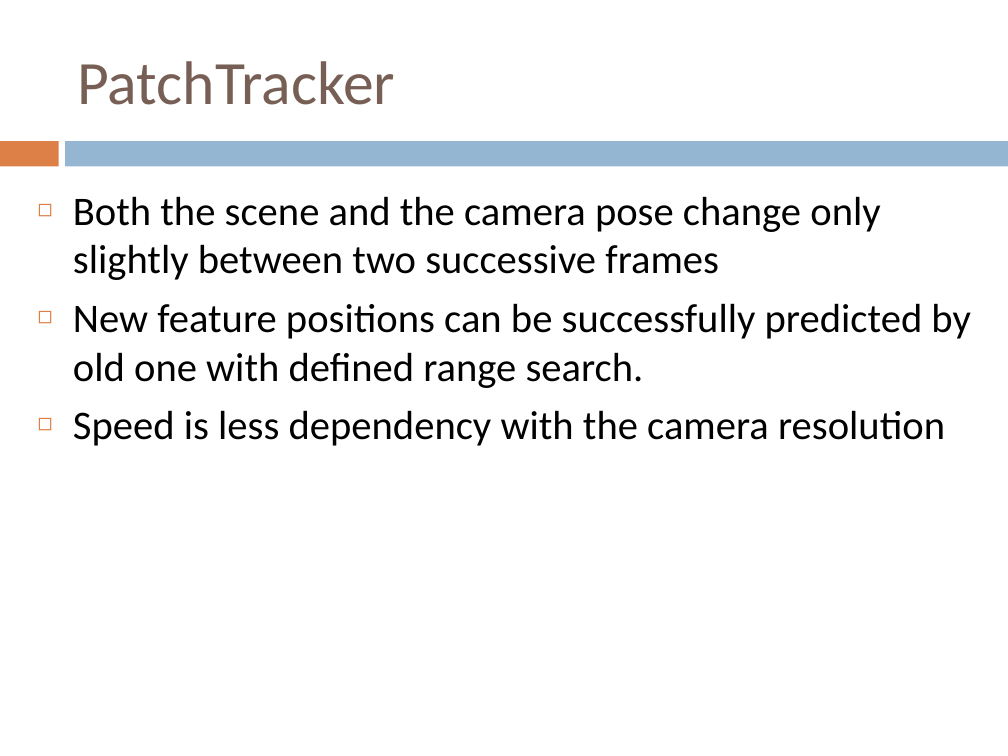
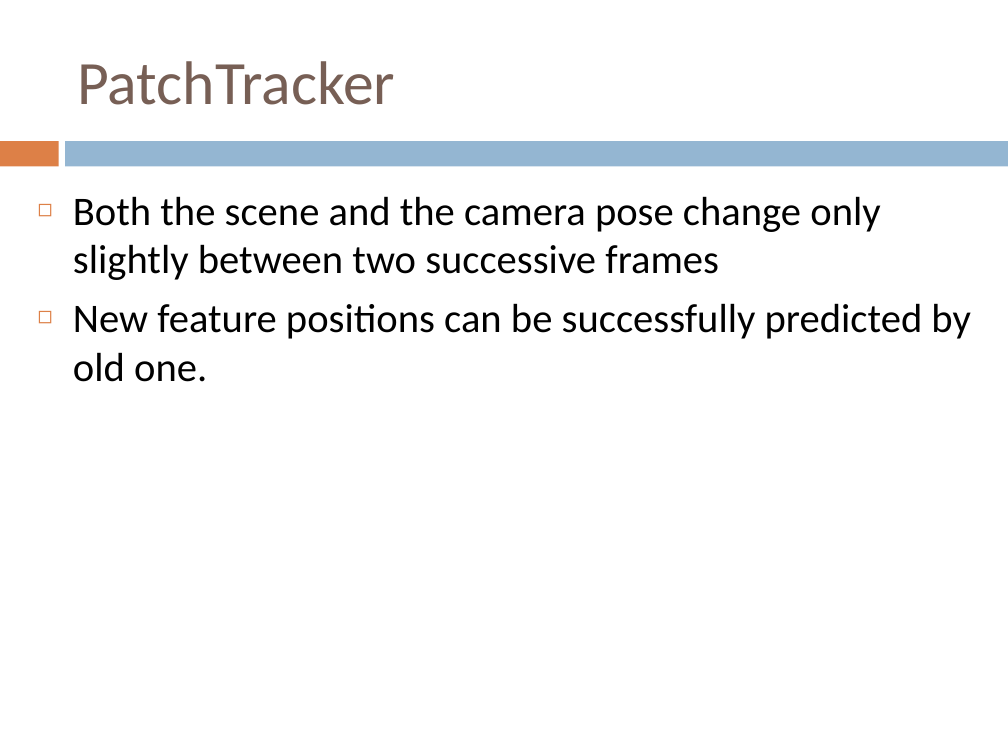
Before and after one commit to blighli/opengl2015, a slide deck: slide 9 of 21551058常惠源/第一次读书报告/读书报告_常惠源.pptx. Drawn at 1008x756 pixels with LibreOffice and Linux fonts; fonts in the diff are those of the drawing. Boxes give left, top, right and bottom in pixels: in the first picture for what was removed or moved away, otherwise in the second. Text is boxed around its words. In the diff, an @@ line names an element or a change of style, - is before the commit and + after.

```diff
--- a/21551058常惠源/第一次读书报告/读书报告_常惠源.pptx
+++ b/21551058常惠源/第一次读书报告/读书报告_常惠源.pptx
@@ text at <box>73,303,971,382</box>: text changed @@
-◻ New feature positions can be successfully predicted by old one with defined range search.
-◻ Speed is less dependency with the camera resolution
+◻ New feature positions can be successfully predicted by old one.
```
Also in this commit, not shown: 2 other slides changed.
